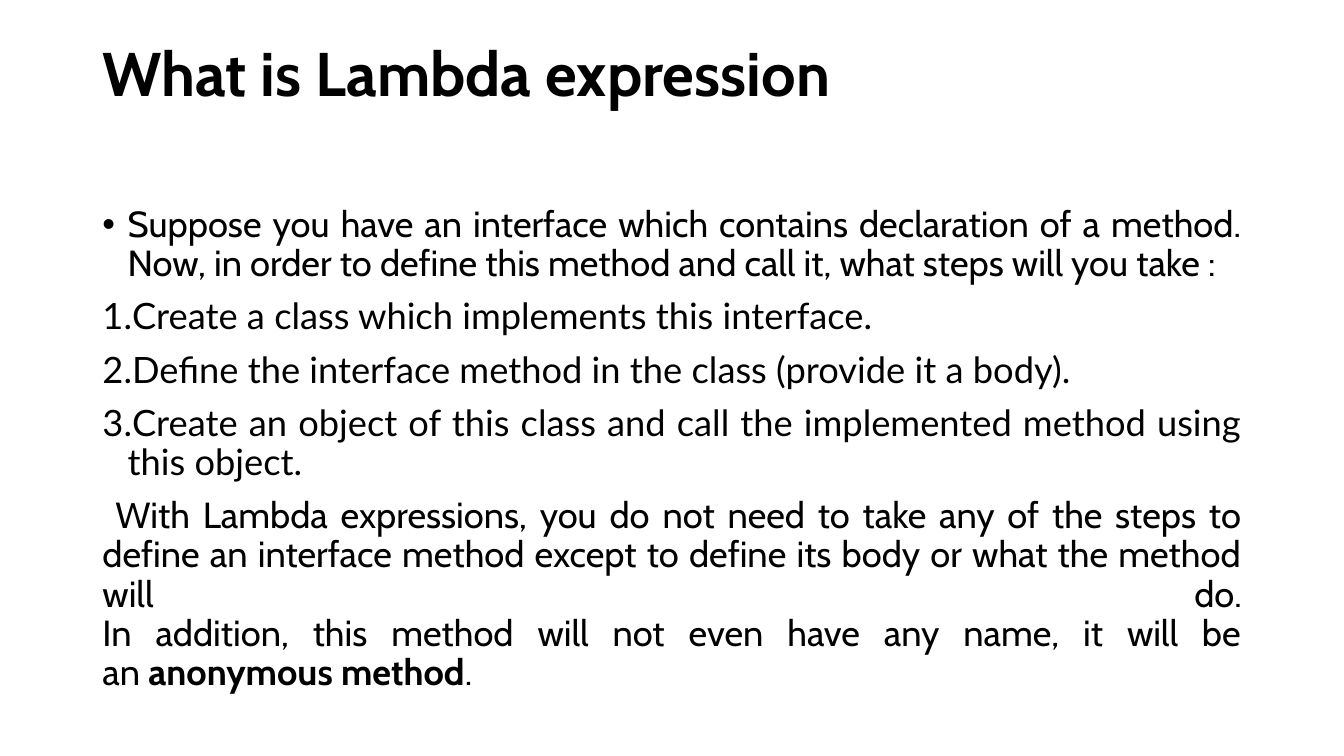
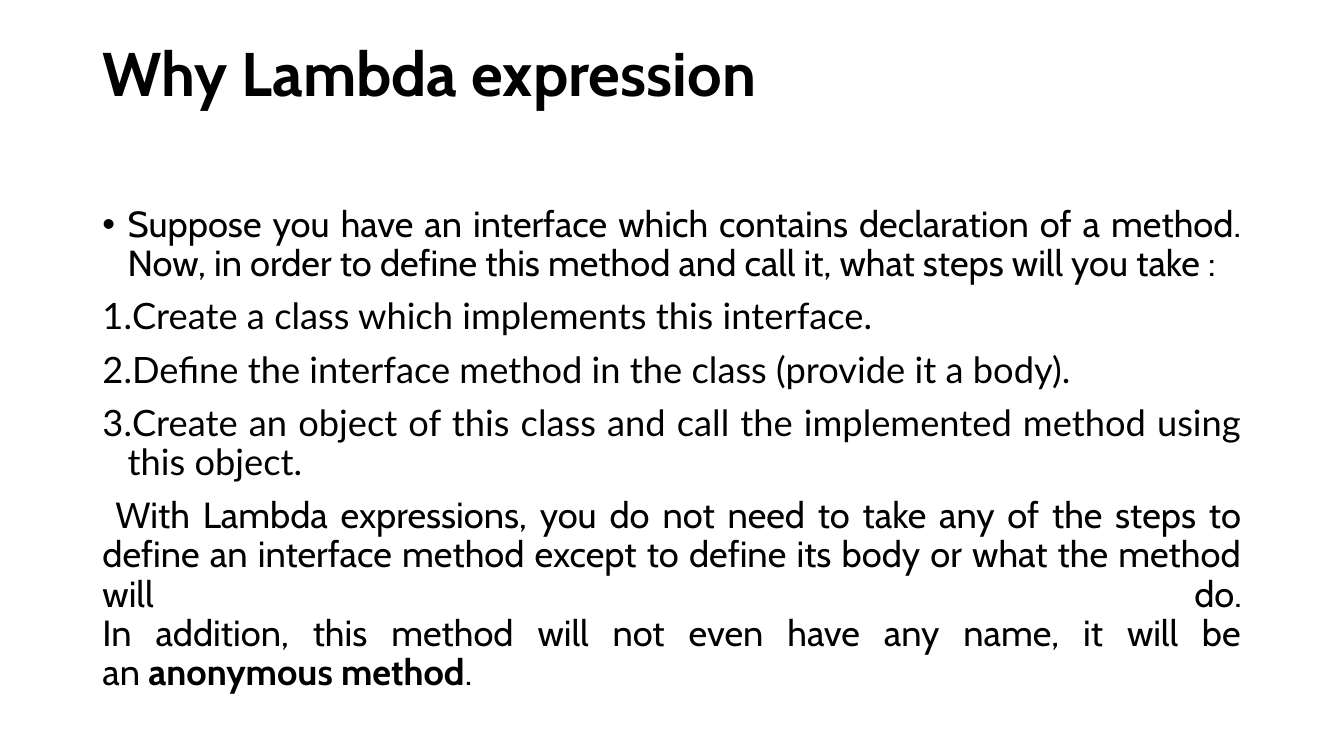
Before and after one commit to thinkervipulsrivastava/Life, a slide deck: slide 3 of Java8.pptx. Drawn at 1344x756 pixels with LibreOffice and Linux fonts; fonts in the diff are those of the drawing. Boxes give left, top, right and bottom in pixels: in the first picture for what was removed or moved away, otherwise in the second. Text is boxed around its words. In the diff, an @@ line names an element or a change of style, - is before the commit and + after.

```diff
--- a/Java8.pptx
+++ b/Java8.pptx
@@ title at bbox=[102, 49, 756, 110]: text changed @@
-What is Lambda expression
+Why Lambda expression
```
Also in this commit, not shown: 2 other slides changed, 18 slides added, 4 other files.
